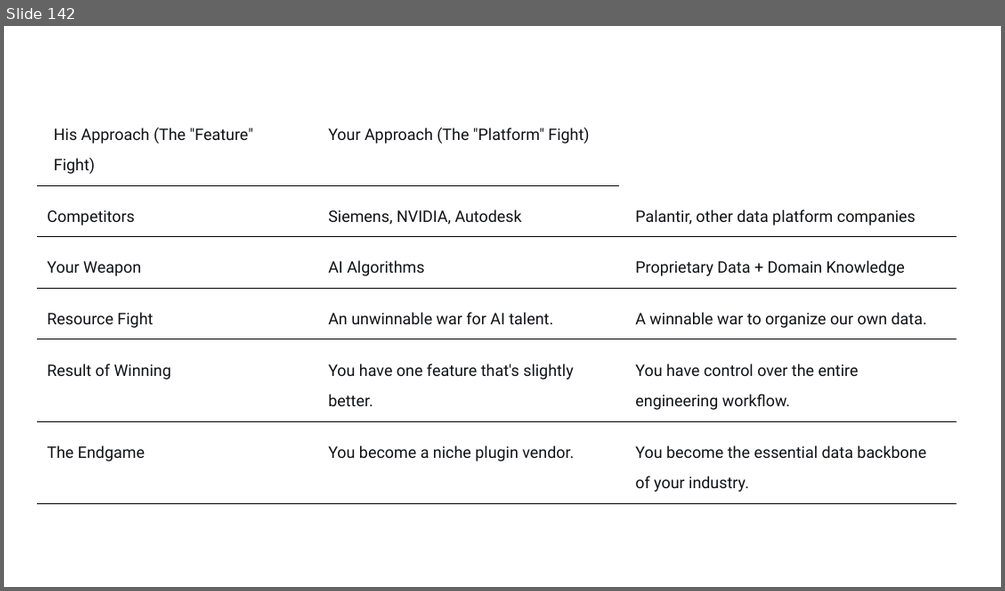
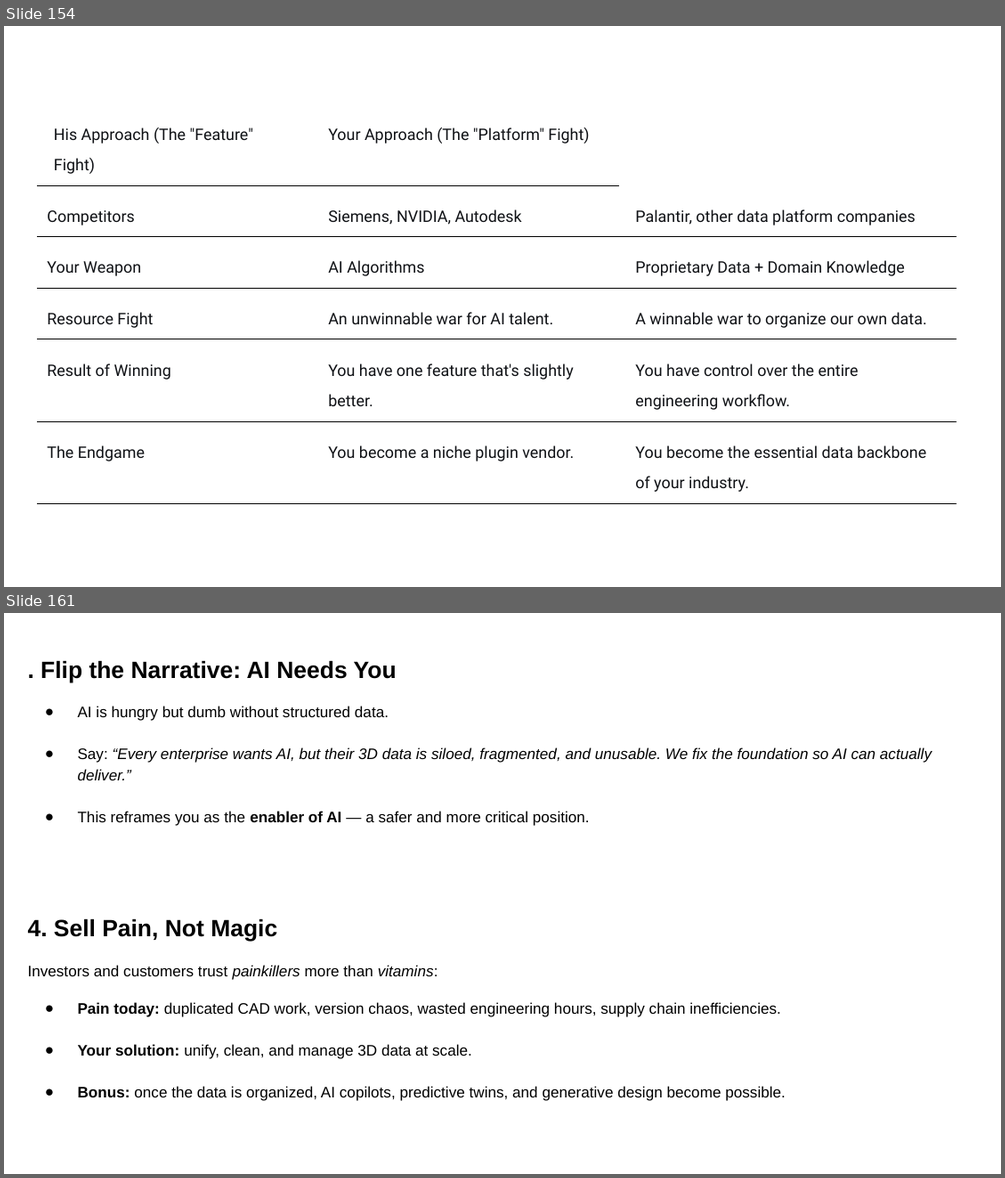
Before and after one commit to victoryapcheeann/random, a slide deck: Presentation.pptx. Shown one above the other, each under a label of ours: slide 142 before the commit, slides 154 and 161 after it; the slides between them are not shown. The pictures are 1005x591 and 1005x1178 pixels, drawn with LibreOffice and Linux fonts; fonts in the diff are those of the drawing. Boxes give left, top, right and bottom in pixels: in the first picture for what was removed or moved away, otherwise in the second. Text is boxed around its words. In the diff, an @@ line names an element or a change of style, - is before the commit and + after.

```diff
--- a/Presentation.pptx
+++ b/Presentation.pptx
@@ slide 161 added at bbox=[4, 613, 1001, 1174], background #FFFFFF @@
@@ text added at bbox=[28, 660, 931, 1101], 11 pt, text #000000 @@
+. Flip the Narrative: AI Needs You
+● AI is hungry but dumb without structured data.
+● Say: “Every enterprise wants AI, but their 3D data is siloed, fragmented, and unusable. We fix the foundation so AI can actually deliver.”
+● This reframes you as the enabler of AI — a safer and more critical position.
+4. Sell Pain, Not Magic
+Investors and customers trust painkillers more than vitamins:
+● Pain today: duplicated CAD work, version chaos, wasted engineering hours, supply chain inefficiencies.
+● Your solution: unify, clean, and manage 3D data at scale.
+● Bonus: once the data is organized, AI copilots, predictive twins, and generative design become possible.
@@ what was slide 142 is now slide 154 @@
```
Also in this commit, not shown: 24 other slides added, 4 slides removed.
